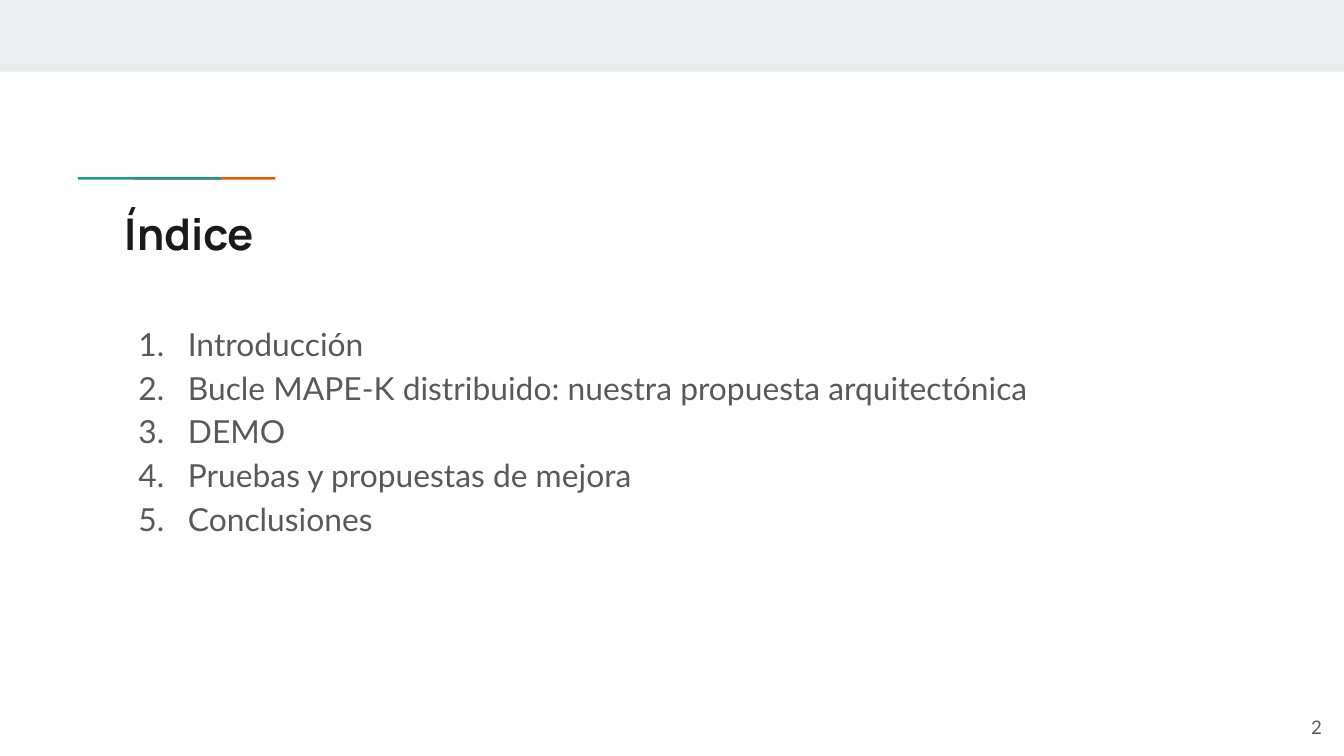
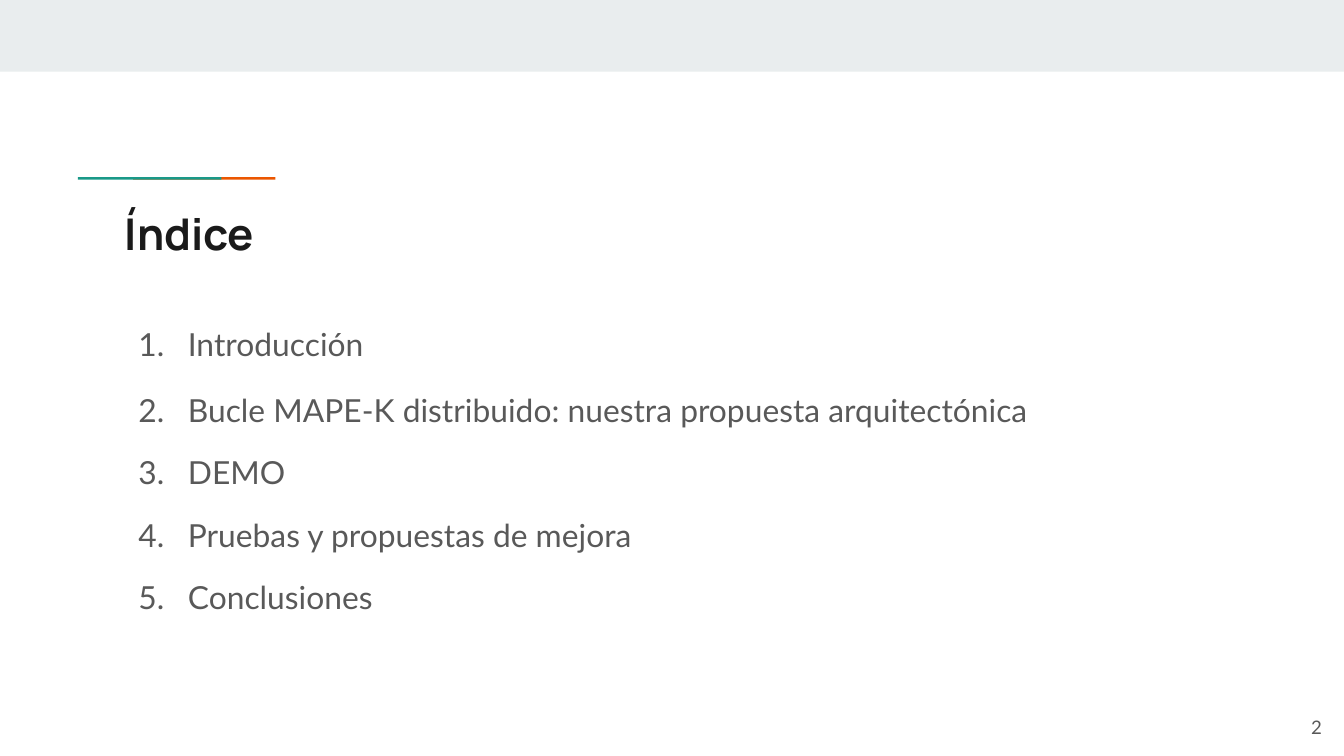
Before and after one commit to Starkie/TFM-DistributedAutoadaptiveSystems, a slide deck: slide 2 of docs/presentation/Adriano Vega - Presentación TFM.pptx. Drawn at 1344x756 pixels with LibreOffice and Linux fonts; fonts in the diff are those of the drawing. Boxes give left, top, right and bottom in pixels: in the first picture for what was removed or moved away, otherwise in the second. Text is boxed around its words. In the diff, an @@ line names an element or a change of style, - is before the commit and + after.

```diff
--- a/docs/presentation/Adriano Vega - Presentación TFM.pptx
+++ b/docs/presentation/Adriano Vega - Presentación TFM.pptx
@@ text "Introducción" at <box>188,332,1027,609</box>: more space between paragraphs @@
```
Also in this commit, not shown: 6 other slides changed, 5 slides added, 3 slides removed, 1 other file.
